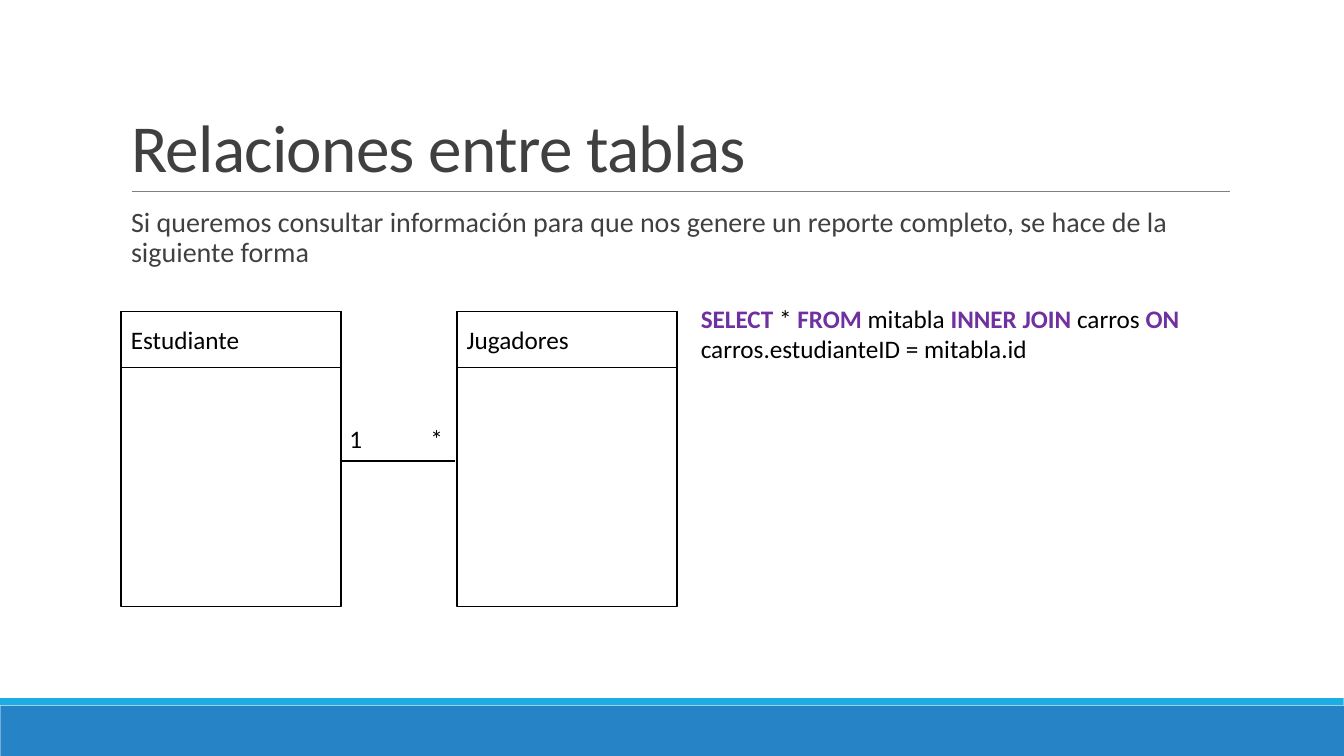
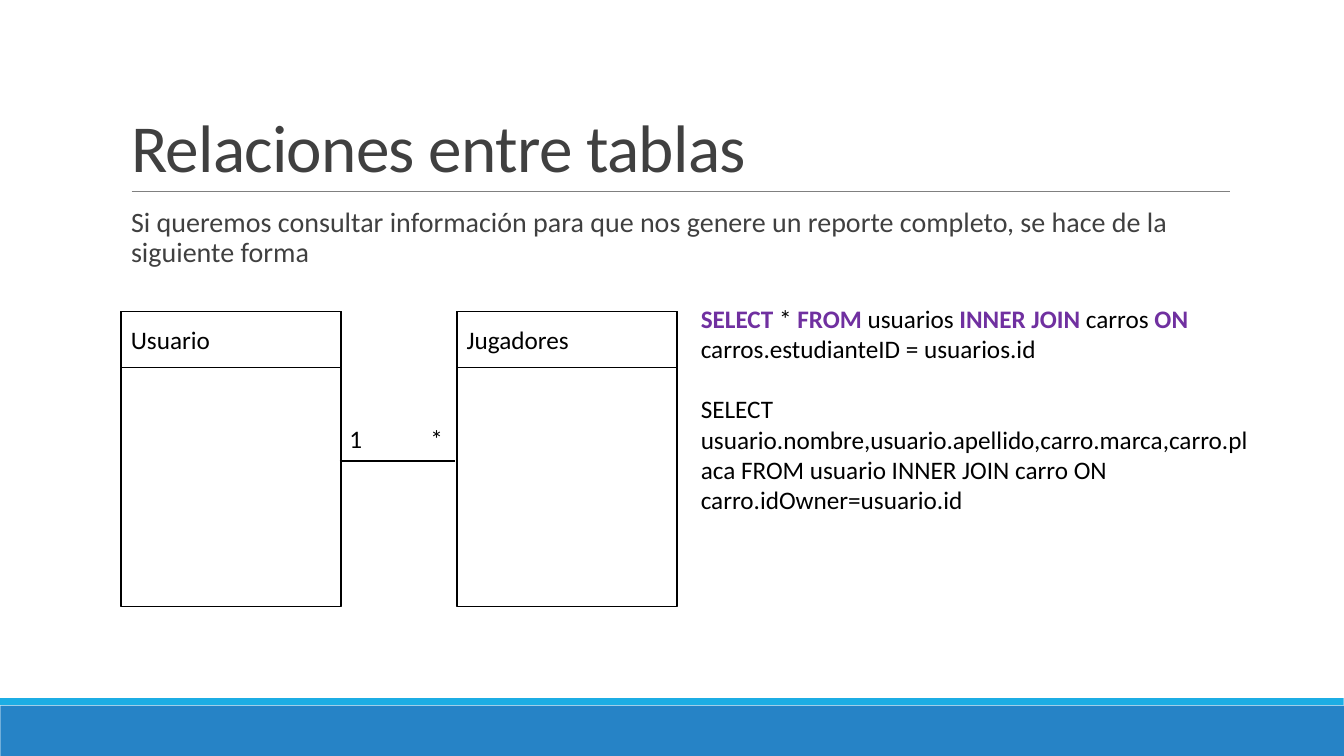
Before and after one commit to Domiciano/PrograRed201, a slide deck: slide 25 of Semana 9/Presentación.pptx (slide 28 before the commit). Drawn at 1344x756 pixels with LibreOffice and Linux fonts; fonts in the diff are those of the drawing. Boxes give left, top, right and bottom in pixels: in the first picture for what was removed or moved away, otherwise in the second. Text is boxed around its words. In the diff, an @@ line names an element or a change of style, - is before the commit and + after.

```diff
--- a/Semana 9/Presentación.pptx
+++ b/Semana 9/Presentación.pptx
@@ text at box(701, 310, 1248, 510): text changed @@
-SELECT * FROM mitabla INNER JOIN carros ON carros.estudianteID = mitabla.id
+SELECT * FROM usuarios INNER JOIN carros ON carros.estudianteID = usuarios.id
+SELECT usuario.nombre,usuario.apellido,carro.marca,carro.placa FROM usuario INNER JOIN carro ON carro.idOwner=usuario.id
@@ text in rectangle at box(131, 331, 210, 350): text changed @@
-Estudiante
+Usuario
```
Also in this commit, not shown: 5 other slides changed, 5 slides added, 8 slides removed.
